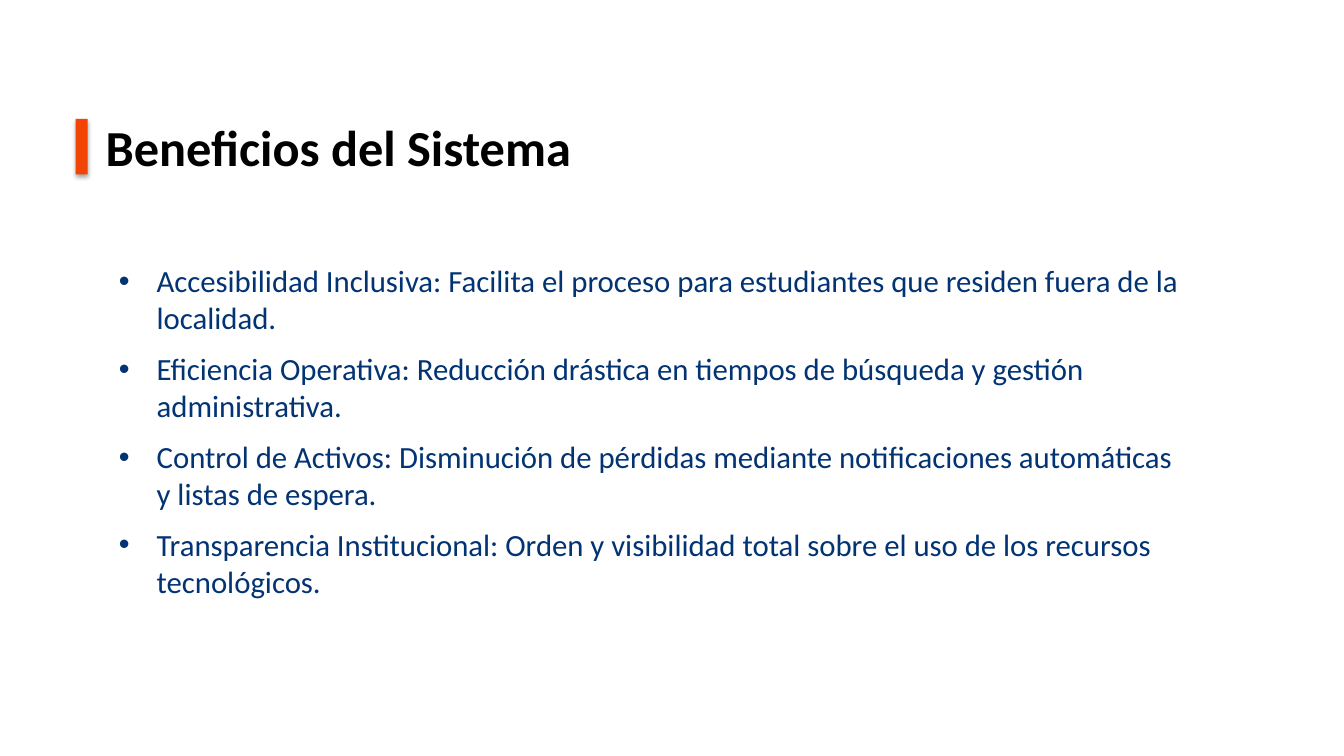
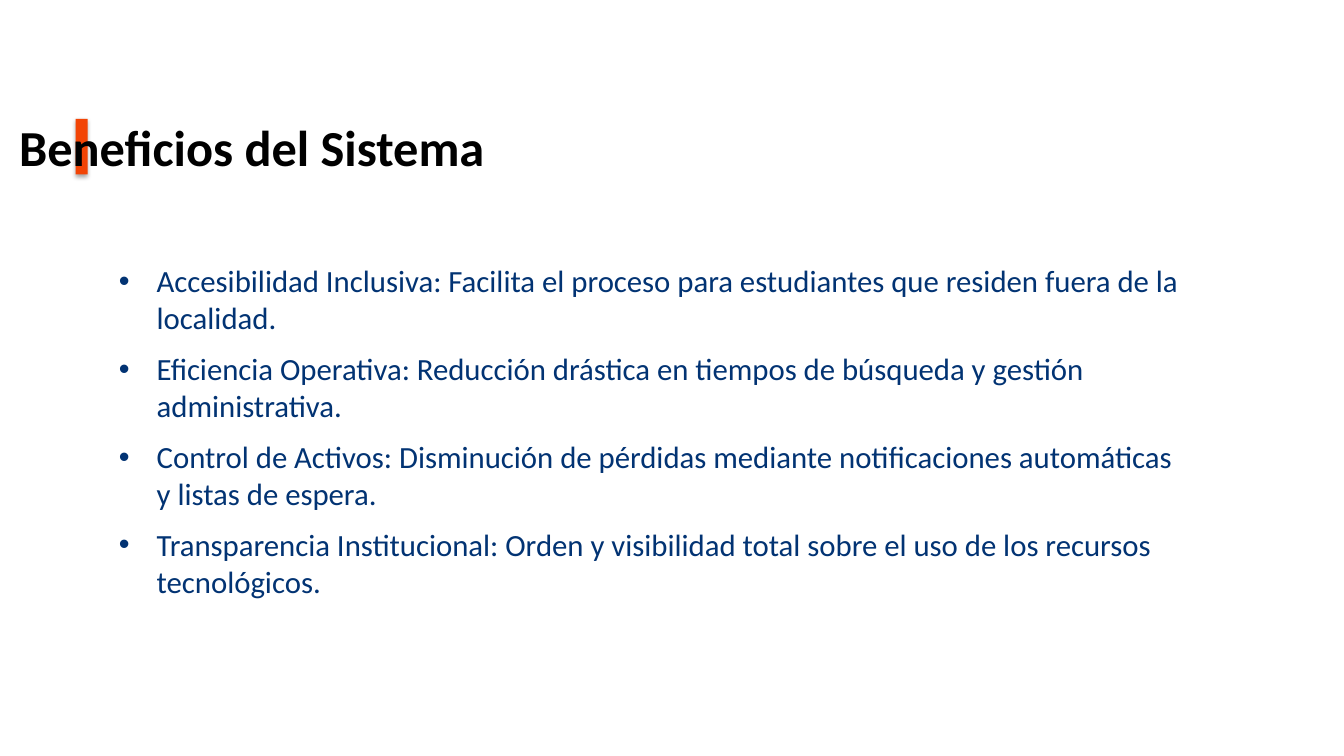
Before and after one commit to franlyrl/PrestamosInventarioIEE, a slide deck: slide 3 of backend/more/SDGPEIEE-SistemaInventario.pptx (slide 7 before the commit). Drawn at 1344x756 pixels with LibreOffice and Linux fonts; fonts in the diff are those of the drawing; background and template pictures are left out. Boxes give left, top, right and bottom in pixels: in the first picture for what was removed or moved away, otherwise in the second. Text is boxed around its words. In the diff, an @@ line names an element or a change of style, - is before the commit and + after.

```diff
--- a/backend/more/SDGPEIEE-SistemaInventario.pptx
+++ b/backend/more/SDGPEIEE-SistemaInventario.pptx
@@ text "Beneficios del Sistema" rewrapped from (x1=106, y1=130, x2=571, y2=167) to (x1=19, y1=124, x2=485, y2=177) @@
```
Also in this commit, not shown: 2 other slides changed, 5 slides removed, 9 other files.
